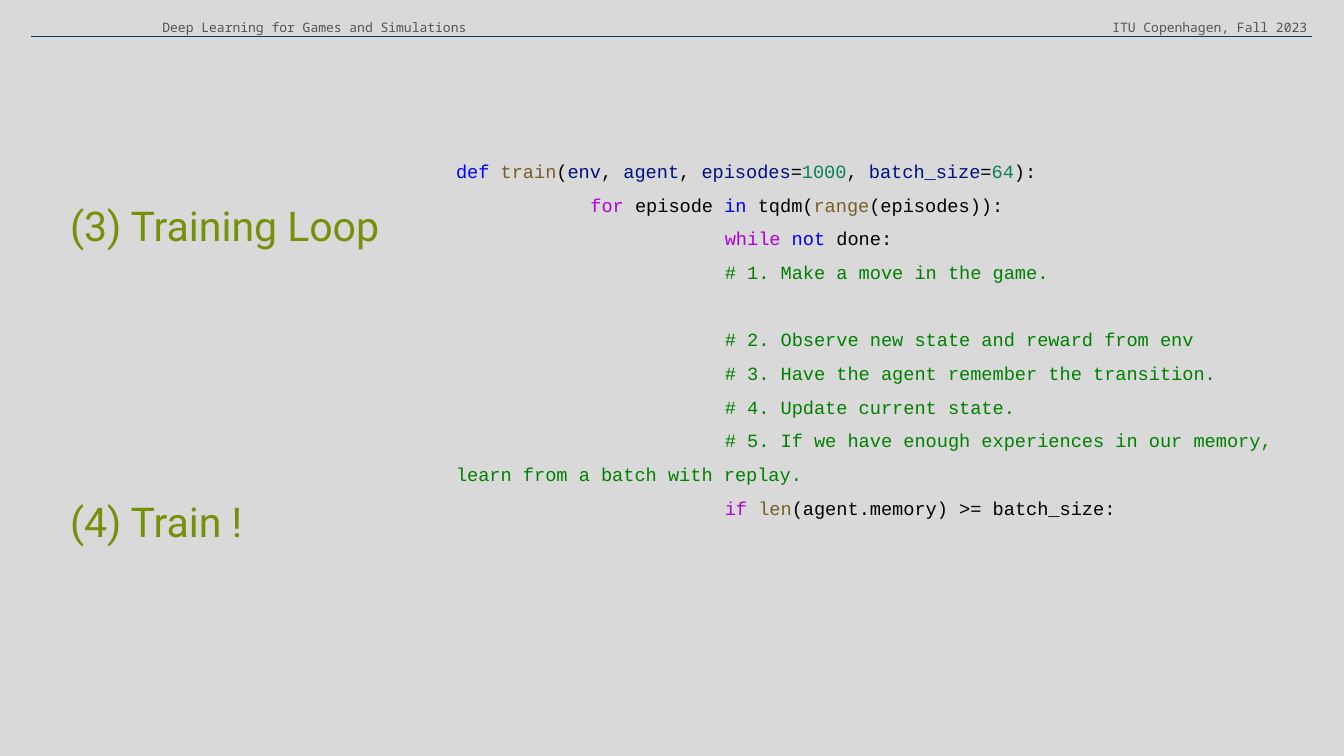
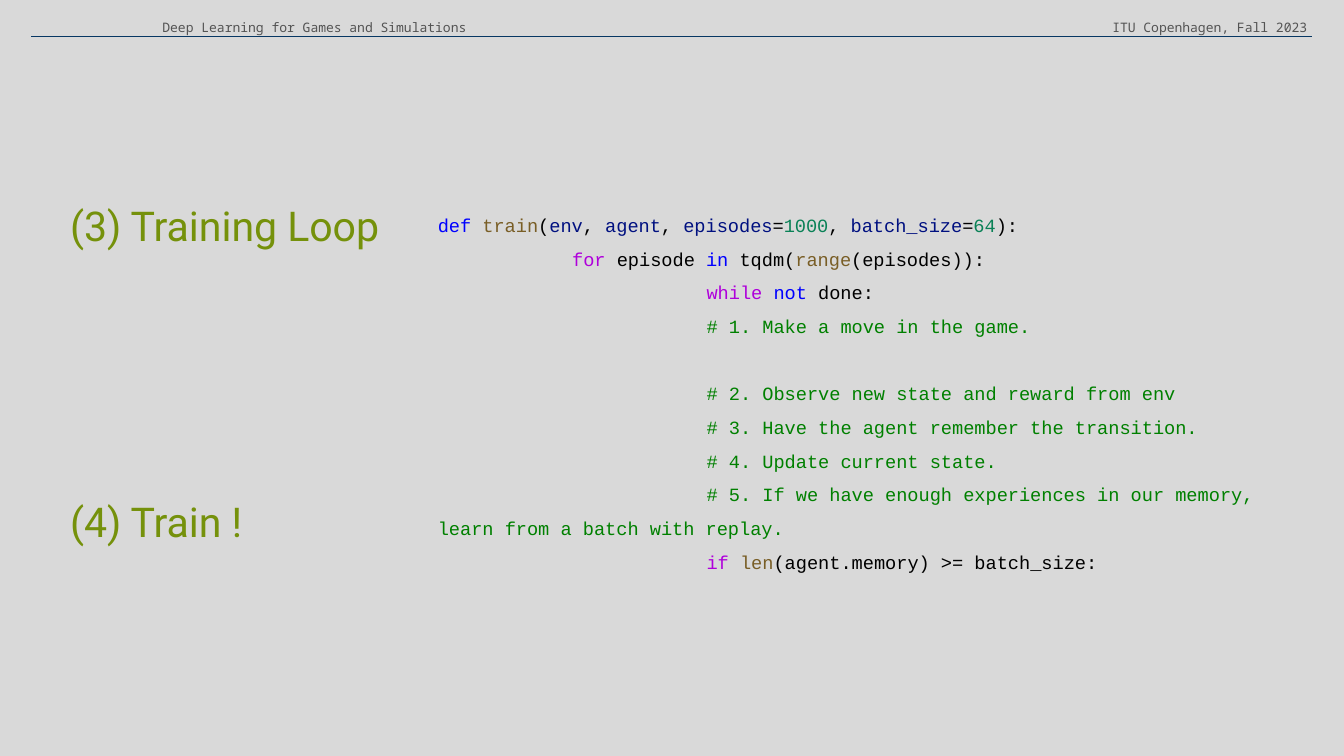
Before and after one commit to claireaoi/dlgs, a slide deck: slide 25 of dlgs.pptx. Drawn at 1344x756 pixels with LibreOffice and Linux fonts; fonts in the diff are those of the drawing. Boxes give left, top, right and bottom in pixels: in the first picture for what was removed or moved away, otherwise in the second. Text is boxed around its words. In the diff, an @@ line names an element or a change of style, - is before the commit and + after.

```diff
--- a/dlgs.pptx
+++ b/dlgs.pptx
@@ text "def train(env, agent, episodes=1000, batch_size=64):": place and size @@
-text "def train(env, agent, episodes=1000, batch_size=64):" at (456, 165, 1272, 519)
+text "def train(env, agent, episodes=1000, batch_size=64):" at (438, 219, 1253, 573)
```
Also in this commit, not shown: 4 slides added, 1 other file.
